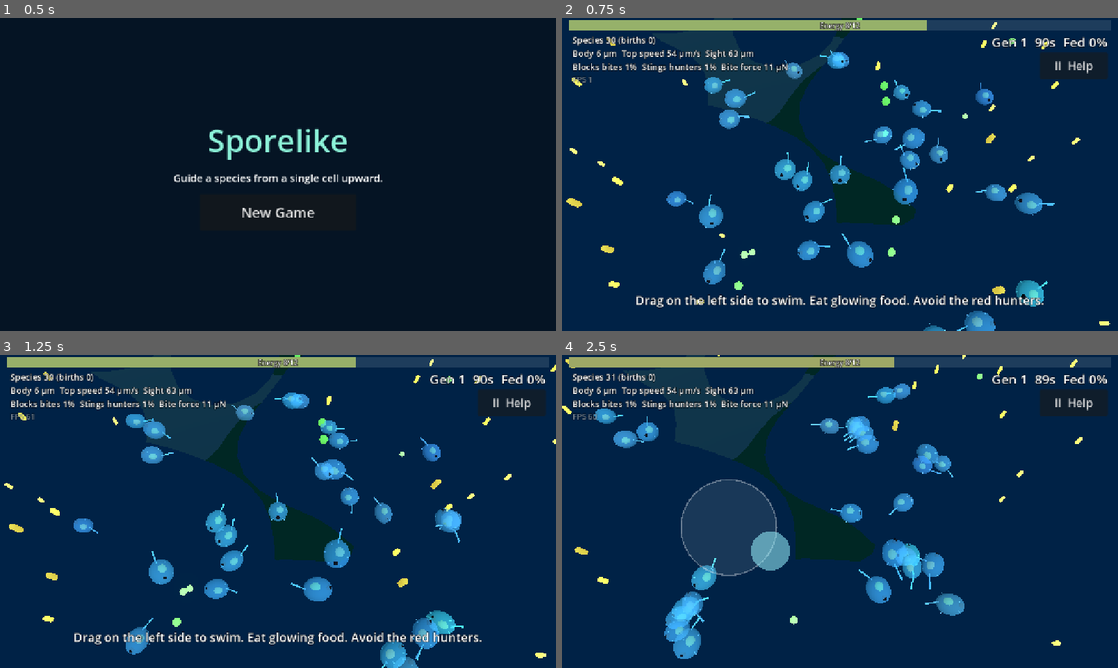
Above: before the commit, frames 1-4 (two rows, left to right).
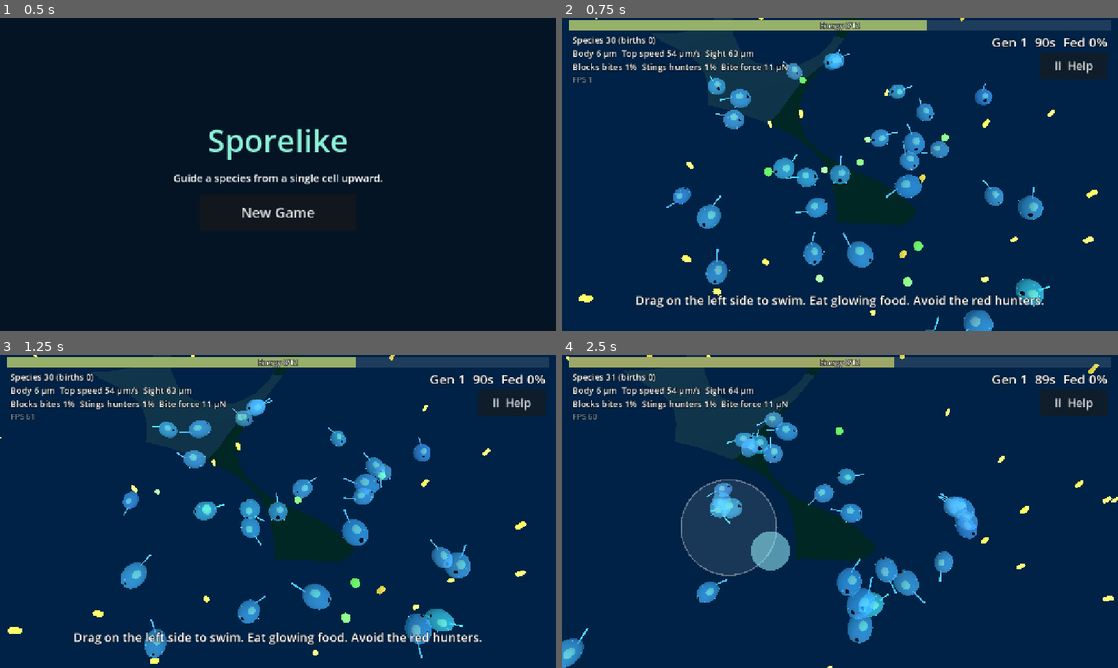
Above: after the commit, the same moments.

Repository: drag0nblad3/Sporelike-
Game: Godot game, scene res://scenes/main.tscn
Two runs of this game, one before a commit and one after it. Both use one fixed random seed, a clock stepped at 60 frames per second and the inputs below.
Inputs (mouse positions are in pixels of both pictures, inside the frame that each line leads up to):
- Up to frame 1 (0.5 s): no input
- Up to frame 2 (0.75 s): click "New Game" at 0.5 s
- Up to frame 3 (1.25 s): no input
- Up to frame 4 (2.5 s): move the mouse to (962, 495) at 1.27 s; hold Right (ui_right) 1.28-2 s; click (962, 495) at 1.42 s; tap Space at 1.52 s; drag from (728, 527) to (812, 574) at 2.02 s

Frame 1 is identical in both runs. In frame 2, 4.8% of the frame differs, in the area x 0-99%, y 0-100%; in frame 3, 10%, in the area x 0-100%, y 0-100%; in frame 4, 9.6%.
Error before the commit: Parse Error: Cannot infer the type of "offset" variable because the value doesn't have a set type. (res://scripts/world/rival_species.gd:54)

Commit message:
Type the rival breeding loop variable so the script compiles
Co-Authored-By: Claude Opus 5.5 <noreply@anthropic.com>
Claude-Session: https://claude.ai/code/session_01LRZhwzL1ScNEsSmFRd9Hjh

Diff:
--- a/scripts/world/rival_species.gd
+++ b/scripts/world/rival_species.gd
@@ -46,7 +46,8 @@
 
 
 func _physics_process(_delta: float) -> void:
-	for parent in members.duplicate():
+	for item in members.duplicate():
+		var parent := item as RivalCell
 		if members.size() >= MAX_POPULATION:
 			return
 		if parent.alive and not parent.dormant and parent.energy >= Ecosystem.REPRODUCE_AT:
